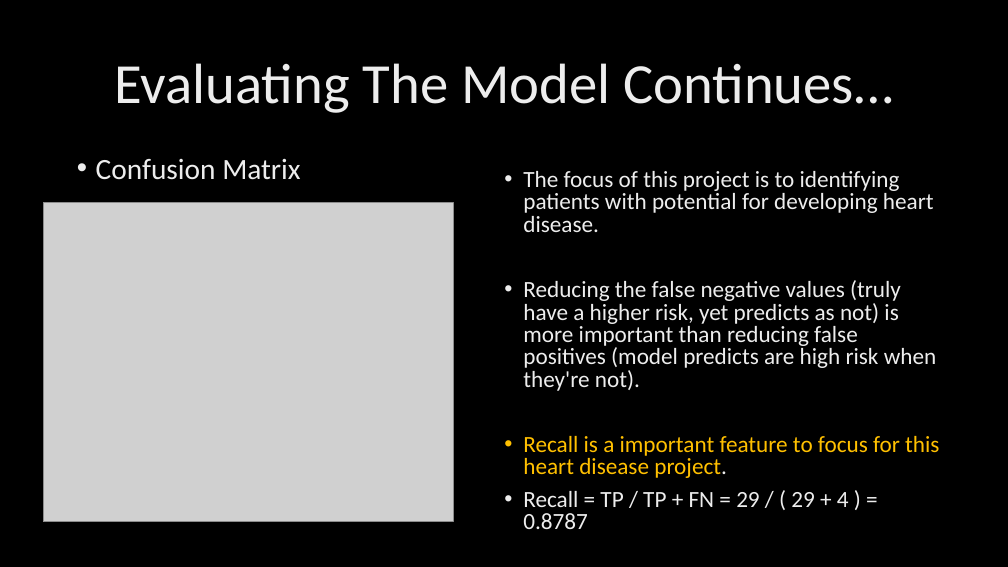
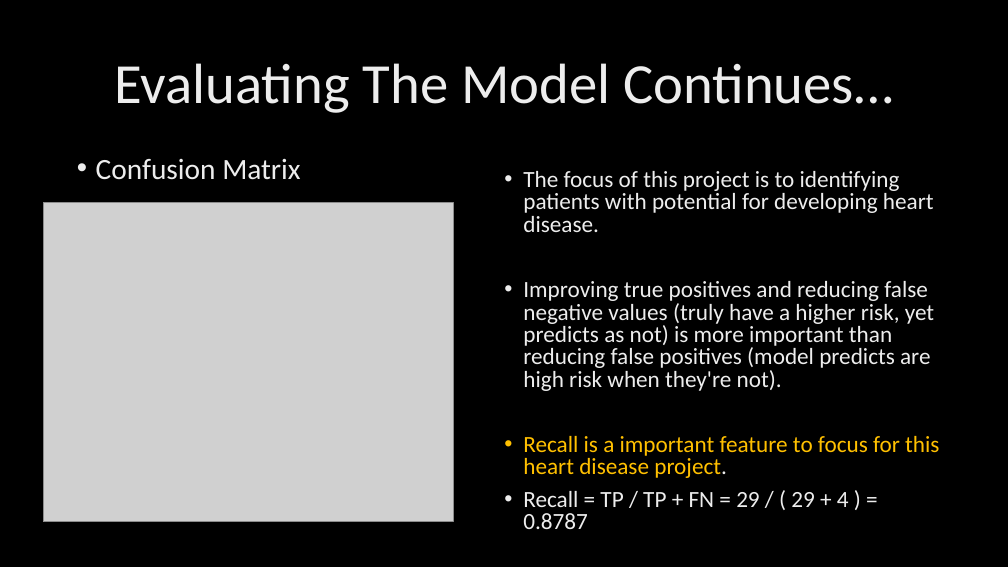
Before and after one commit to nawanacoyle/Heart-disease-project, a slide deck: slide 26 of Heart-Disease-Project.pptx (slide 25 before the commit). Drawn at 1008x567 pixels with LibreOffice and Linux fonts; fonts in the diff are those of the drawing; grey boxes stand for pictures; background and template pictures are left out. Boxes give left, top, right and bottom in pixels: in the first picture for what was removed or moved away, otherwise in the second. Text is boxed around its words. In the diff, an @@ line names an element or a change of style, - is before the commit and + after.

```diff
--- a/Heart-Disease-Project.pptx
+++ b/Heart-Disease-Project.pptx
@@ text at [523, 281, 934, 391]: text changed @@
-• Reducing the false negative values (truly have a higher risk, yet predicts as not) is more important than reducing false positives (model predicts are high risk when they're not).
+• Improving true positives and reducing false negative values (truly have a higher risk, yet predicts as not) is more important than reducing false positives (model predicts are high risk when they're not).
```
Also in this commit, not shown: 4 other slides changed, 1 slide added, 2 other files.
